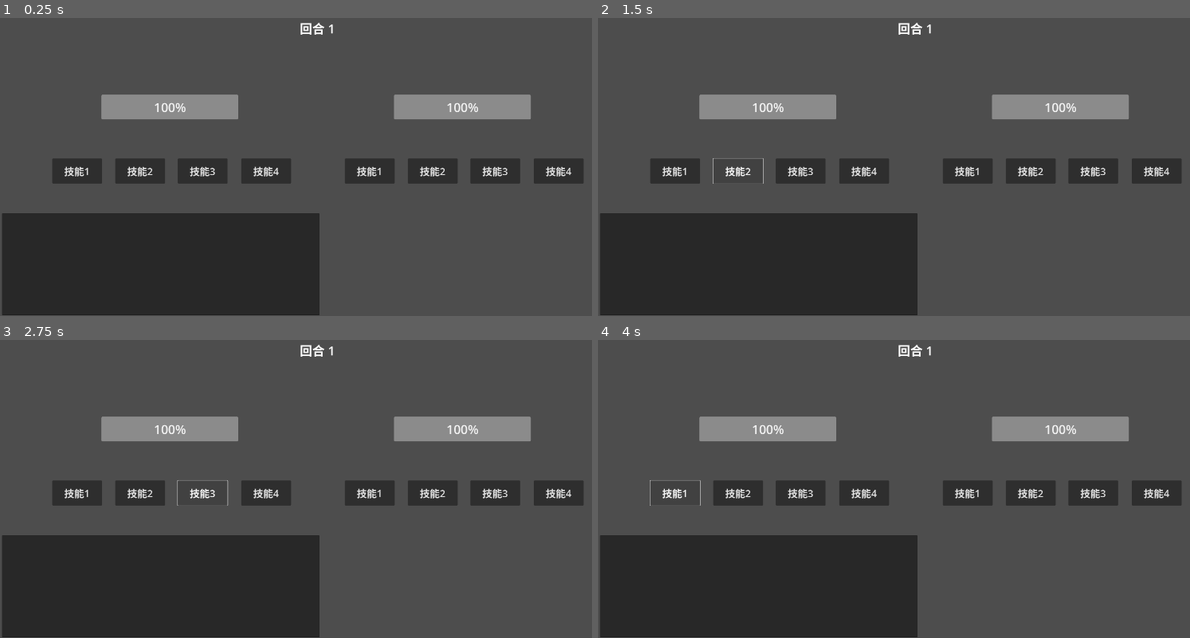
Above: before the commit, frames 1-4 (two rows, left to right).
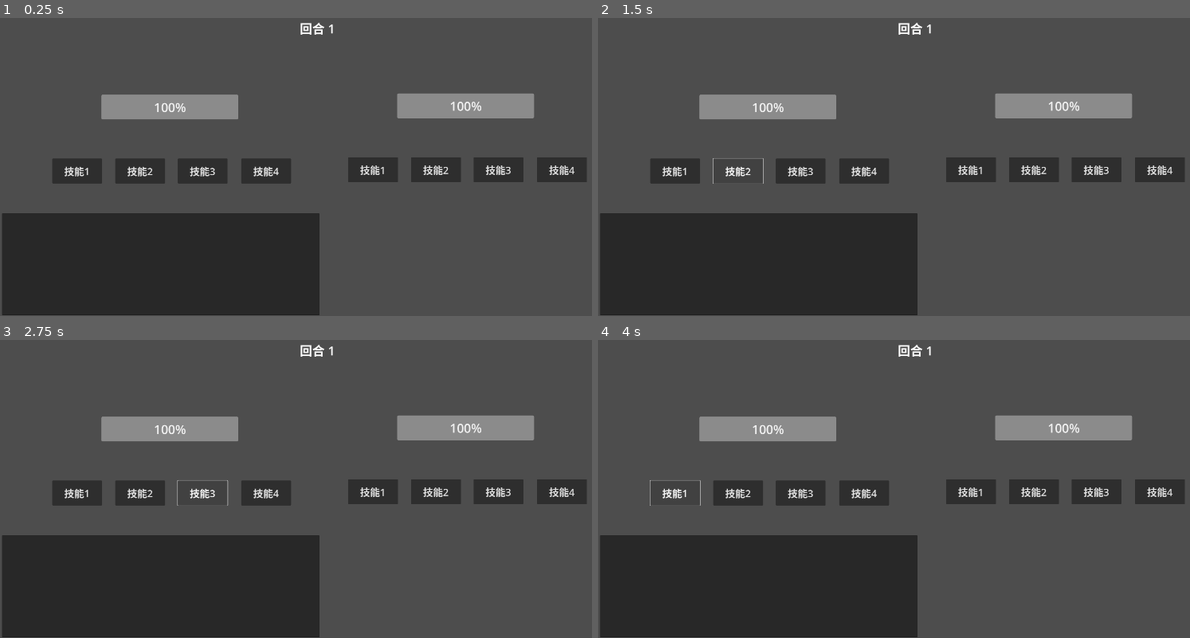
Above: after the commit, the same moments.

Repository: Zhniing/dokemon
Game: Godot game, scene res://arena.tscn
Same seed, same stepped clock (60 frames per second), same inputs: the game is played once before the commit and once after it.
Inputs:
- Up to frame 1 (0.25 s): no input
- Up to frame 2 (1.5 s): click "技能1" at 0.5 s; click "技能2" at 1.25 s
- Up to frame 3 (2.75 s): click "技能3" at 2 s
- Up to frame 4 (4 s): click "技能4" at 2.75 s; click "技能1" at 3.5 s

The runs differ from the first frame. In frame 1, 1.4% of the frame differs, in the area x 58-100%, y 25-56%; in frame 2, 1.4%; in frame 3, 1.4%; in frame 4, 1.4%.

Commit message:
refactor: use the composition philosophy to restructure the project

Diff:
--- a/arena.gd
+++ b/arena.gd
@@ -6,49 +6,44 @@
 
 
 func _ready():
-	var P1 = $Player1
-	var P2 = $Player2
-
-	# Inital HP bar
-	var hp = $Player1/HP
-	hp.max_value = $Player1.hero.stats[0]
-	hp.value = hp.max_value
 	# Bind move buttons
-	var btns = $Player1/MoveBtns
+	var btns = $Player1/Hero/MoveBtns
 	for btn in btns.get_children():
 		btn.connect("pressed", func():
-			commands[P1.name] = Callable(btns, "attack").bind(P1, P2)
+			commands[$Player1/Hero] = Callable(btn, btn.move_name)
+		)
+	btns = $Player2/Hero/MoveBtns
+	for btn in btns.get_children():
+		btn.connect("pressed", func():
+			commands[$Player2/Hero] = Callable(btn, btn.move_name)
 		)
 
-	# Inital HP bar
-	hp = $Player2/HP
-	hp.max_value = $Player2.hero.stats[0]
-	hp.value = hp.max_value
-	# Bind move buttons
-	btns = $Player2/MoveBtns
-	for btn in btns.get_children():
-		btn.connect("pressed", func():
-			commands[P2.name] = Callable(btns, "attack").bind(P2, P1)
-		)
+
+func execute_commands():
+	if $Player1.alive_num <= 0 || $Player2.alive_num <= 0:
+		return
+
+	# Sort by the speed
+	var order = commands.keys()
+	order.sort_custom(func(a, b):
+		return a.get_stat(5) > b.get_stat(5)
+	)
+
+	# Write the number of turns to the battle log
+	if $Player1/Hero/HP.hp > 0 && $Player2/Hero/HP.hp > 0:
+		$/root/Arena/BattleLog.text += "回合 " + str(turn) + "\n"
+
+	# Execute the commands sequentially
+	for i in order:
+		commands[i].call()
+
+	# Update the number of turns
+	turn += 1
+	$/root/Arena/Turn.text = "[center]回合 " + str(turn) + "[/center]"
+
+	commands.clear()
+
 
 func _process(delta):
 	if commands.size() == 2:
-		# Sort by the speed
-		var order = commands.keys()
-		order.sort_custom(func(a, b):
-			return get_node(a).hero.stats[5] > get_node(b).hero.stats[5]
-		)
-
-		# Write the number of turns to the battle log
-		$/root/Arena/BattleLog.text += "回合 " + str(turn) + "\n"
-
-		# Execute the commands
-		for i in order:
-			commands[i].call()
-
-		commands.clear()
-
-		# Update the number of turns
-		if $Player1.hero.hp > 0 && $Player2.hero.hp > 0:
-			turn += 1
-			$/root/Arena/Turn.text = "[center]回合 " + str(turn) + "[/center]"
+		execute_commands()
--- a/arena.tscn
+++ b/arena.tscn
@@ -2,7 +2,7 @@
 
 [ext_resource type="Script" path="res://arena.gd" id="1_bvhoi"]
 [ext_resource type="Script" path="res://player.gd" id="2_0dt3r"]
-[ext_resource type="Script" path="res://move.gd" id="2_adtn4"]
+[ext_resource type="PackedScene" uid="uid://dtwsqc7gsa8b7" path="res://hero.tscn" id="3_ukurl"]
 [ext_resource type="Script" path="res://refresh.gd" id="4_iim3w"]
 
 [node name="Arena" type="Control"]
@@ -22,126 +22,20 @@
 offset_bottom = 470.0
 script = ExtResource("2_0dt3r")
 
-[node name="HP" type="ProgressBar" parent="Player1"]
-layout_mode = 0
-offset_left = 89.0
-offset_top = 80.0
-offset_right = 639.0
-offset_bottom = 180.0
-theme_override_font_sizes/font_size = 50
-
-[node name="MoveBtns" type="Control" parent="Player1"]
-anchors_preset = 0
-offset_left = 56.0
-offset_top = 137.0
-offset_right = 96.0
-offset_bottom = 177.0
-script = ExtResource("2_adtn4")
-
-[node name="Move1" type="Button" parent="Player1/MoveBtns"]
-custom_minimum_size = Vector2(70, 30)
-layout_mode = 0
-offset_left = -164.0
-offset_top = 200.0
-offset_right = 36.0
-offset_bottom = 300.0
-theme_override_font_sizes/font_size = 40
-text = "技能1"
-
-[node name="Move2" type="Button" parent="Player1/MoveBtns"]
-custom_minimum_size = Vector2(70, 30)
-layout_mode = 0
-offset_left = 89.0
-offset_top = 200.0
-offset_right = 289.0
-offset_bottom = 300.0
-theme_override_font_sizes/font_size = 40
-text = "技能2"
-
-[node name="Move3" type="Button" parent="Player1/MoveBtns"]
-custom_minimum_size = Vector2(70, 30)
-layout_mode = 0
-offset_left = 340.0
-offset_top = 200.0
-offset_right = 540.0
-offset_bottom = 300.0
-theme_override_font_sizes/font_size = 40
-text = "技能3"
-
-[node name="Move4" type="Button" parent="Player1/MoveBtns"]
-custom_minimum_size = Vector2(70, 30)
-layout_mode = 0
-offset_left = 595.0
-offset_top = 200.0
-offset_right = 795.0
-offset_bottom = 300.0
-theme_override_font_sizes/font_size = 40
-text = "技能4"
+[node name="Hero" parent="Player1" node_paths=PackedStringArray("target") instance=ExtResource("3_ukurl")]
+target = NodePath("../../Player2/Hero")
 
 [node name="Player2" type="Control" parent="."]
 layout_mode = 3
 anchors_preset = 0
-offset_left = 1493.0
-offset_top = 430.0
-offset_right = 1533.0
-offset_bottom = 470.0
+offset_left = 1506.0
+offset_top = 425.0
+offset_right = 1546.0
+offset_bottom = 465.0
 script = ExtResource("2_0dt3r")
 
-[node name="HP" type="ProgressBar" parent="Player2"]
-layout_mode = 0
-offset_left = 89.0
-offset_top = 80.0
-offset_right = 639.0
-offset_bottom = 180.0
-theme_override_font_sizes/font_size = 50
-
-[node name="MoveBtns" type="Control" parent="Player2"]
-anchors_preset = 0
-offset_left = 56.0
-offset_top = 137.0
-offset_right = 96.0
-offset_bottom = 177.0
-script = ExtResource("2_adtn4")
-
-[node name="Move1" type="Button" parent="Player2/MoveBtns"]
-custom_minimum_size = Vector2(70, 30)
-layout_mode = 0
-offset_left = -164.0
-offset_top = 200.0
-offset_right = 36.0
-offset_bottom = 300.0
-theme_override_font_sizes/font_size = 40
-text = "技能1"
-
-[node name="Move2" type="Button" parent="Player2/MoveBtns"]
-custom_minimum_size = Vector2(70, 30)
-layout_mode = 0
-offset_left = 89.0
-offset_top = 200.0
-offset_right = 289.0
-offset_bottom = 300.0
-theme_override_font_sizes/font_size = 40
-text = "技能2"
-
-[node name="Move3" type="Button" parent="Player2/MoveBtns"]
-custom_minimum_size = Vector2(70, 30)
-layout_mode = 0
-offset_left = 340.0
-offset_top = 200.0
-offset_right = 540.0
-offset_bottom = 300.0
-theme_override_font_sizes/font_size = 40
-text = "技能3"
-
-[node name="Move4" type="Button" parent="Player2/MoveBtns"]
-custom_minimum_size = Vector2(70, 30)
-layout_mode = 0
-offset_left = 595.0
-offset_top = 200.0
-offset_right = 795.0
-offset_bottom = 300.0
-theme_override_font_sizes/font_size = 40
-text = "技能4"
+[node name="Hero" parent="Player2" node_paths=PackedStringArray("target") instance=ExtResource("3_ukurl")]
+target = NodePath("../../Player1/Hero")
 
 [node name="BattleLog" type="TextEdit" parent="."]
 layout_mode = 0
--- a/hero.gd
+++ b/hero.gd
@@ -1,24 +1,23 @@
-extends Node
+class_name Hero
+extends Control
 
 
-class_name Hero
+var lv = 50
+@export var target: Hero
 
 
-var lv
-var stats = []
-var hp  # Current HP
+func _process(delta):
+	if $HP.hp <= 0:
+		get_parent().alive_num -= 1
 
 
-func _init(_lv = 50, base = [1, 1, 1, 1, 1, 1]):
-	# STAT
-	lv = _lv
-	var iv = [31, 31, 31, 31, 31, 31]
-	var ev = [252, 0, 0, 0, 0, 0]
-	for i in base.size():
-		stats.append(calc_stat(lv, base[i], iv[i], ev[i]))
-	stats[0] += 5 + lv  # Maximum HP
-	hp = stats[0]
+func damage(x):
+	$HP.damage(x)
 
 
-func calc_stat(lv, base, iv, ev):
-	return (base * 2 + iv + ev / 4) * lv / 100 + 5
+func revive():
+	$HP.heal(get_stat(0))
+
+
+func get_stat(i):
+	return $Stats.stats[i]
--- /dev/null
+++ b/hero.tscn
@@ -0,0 +1,85 @@
+[gd_scene load_steps=6 format=3 uid="uid://dtwsqc7gsa8b7"]
+
+[ext_resource type="Script" path="res://hero.gd" id="1_htff8"]
+[ext_resource type="Script" path="res://hp.gd" id="2_odmvo"]
+[ext_resource type="Script" path="res://stats.gd" id="3_ftcwb"]
+[ext_resource type="Script" path="res://spreads.gd" id="4_st6n2"]
+[ext_resource type="Script" path="res://move.gd" id="5_yjvf2"]
+
+[node name="Hero" type="Control"]
+layout_mode = 3
+anchors_preset = 0
+script = ExtResource("1_htff8")
+
+[node name="Stats" type="Control" parent="."]
+anchors_preset = 0
+offset_right = 40.0
+offset_bottom = 40.0
+script = ExtResource("3_ftcwb")
+
+[node name="Spread" type="Control" parent="Stats"]
+anchors_preset = 0
+offset_right = 40.0
+offset_bottom = 40.0
+script = ExtResource("4_st6n2")
+
+[node name="HP" type="ProgressBar" parent="."]
+layout_mode = 0
+offset_left = 89.0
+offset_top = 80.0
+offset_right = 639.0
+offset_bottom = 180.0
+tooltip_text = "123123"
+theme_override_font_sizes/font_size = 50
+script = ExtResource("2_odmvo")
+
+[node name="MoveBtns" type="Control" parent="."]
+anchors_preset = 0
+offset_left = 56.0
+offset_top = 137.0
+offset_right = 96.0
+offset_bottom = 177.0
+
+[node name="Move1" type="Button" parent="MoveBtns"]
+custom_minimum_size = Vector2(70, 30)
+layout_mode = 0
+offset_left = -164.0
+offset_top = 200.0
+offset_right = 36.0
+offset_bottom = 300.0
+theme_override_font_sizes/font_size = 40
+text = "技能1"
+script = ExtResource("5_yjvf2")
+
+[node name="Move2" type="Button" parent="MoveBtns"]
+custom_minimum_size = Vector2(70, 30)
+layout_mode = 0
+offset_left = 89.0
+offset_top = 200.0
+offset_right = 289.0
+offset_bottom = 300.0
+theme_override_font_sizes/font_size = 40
+text = "技能2"
+script = ExtResource("5_yjvf2")
+
+[node name="Move3" type="Button" parent="MoveBtns"]
+custom_minimum_size = Vector2(70, 30)
+layout_mode = 0
+offset_left = 340.0
+offset_top = 200.0
+offset_right = 540.0
+offset_bottom = 300.0
+theme_override_font_sizes/font_size = 40
+text = "技能3"
+script = ExtResource("5_yjvf2")
+
+[node name="Move4" type="Button" parent="MoveBtns"]
+custom_minimum_size = Vector2(70, 30)
+layout_mode = 0
+offset_left = 595.0
+offset_top = 200.0
+offset_right = 795.0
+offset_bottom = 300.0
+theme_override_font_sizes/font_size = 40
+text = "技能4"
+script = ExtResource("5_yjvf2")
--- /dev/null
+++ b/hp.gd
@@ -0,0 +1,20 @@
+extends ProgressBar
+
+
+var hp
+
+
+func _ready():
+	hp = $"../Stats".stats[0]
+	max_value = hp
+	value = max_value
+
+
+func damage(x):
+	hp = max(hp - x, 0)
+	value = hp
+
+
+func heal(x):
+	hp = min(hp + x, $"../Stats".stats[0])
+	value = hp
--- a/move.gd
+++ b/move.gd
@@ -1,29 +1,40 @@
 extends Control
+
+
+var move_name = "attack"
+var power = 90
+
+var source
+var target
+var lv
+var att
+var def
+
+
+func _ready():
+	source = get_parent().get_parent()  # Hero
+	lv = source.lv
+	target = source.target
 
 
 func calc_damage(lv, att, def, power):
 	return (2 * lv + 10) / 250.0 * (float(att) / def) * power + 2
 
 
-func attack(s, t):
+func attack():
 	# Survival check
-	if s.hero.hp <= 0 || t.hero.hp <= 0:
+	if source.get_node("HP").hp <= 0 || target.get_node("HP").hp <= 0:
 		return
 
-	var lv = s.hero.lv
-	var att = s.hero.stats[3]
-	var def = t.hero.stats[4]
-	var power = 90
+	att = source.get_stat(3)
+	def = target.get_stat(4)
 
 	# Deal the damage
 	var damage = int(calc_damage(lv, att, def, power))
-	t.hero.hp -= damage
+	target.damage(damage)
 
 	# Update the battle log
 	var log = $/root/Arena/BattleLog
-	log.text += "\t" + s.name + " 对 " + t.name + " 使用了 " + "attack" + " 造成了 " + str(damage) + " 点伤害" + "\n"
-	if t.hero.hp <= 0:
-		log.text += "\t" + t.name + " 倒下了" + "\n"
-
-	# Update the UI
-	t.get_node("HP").value = t.hero.hp
+	log.text += "\t" + source.get_parent().name + " 的 " + source.name + " 对 " + target.get_parent().name + " 的 " + target.name + " 使用 " + move_name + " 造成 " + str(damage) + " 点伤害" + "\n"
+	if target.get_node("HP").hp <= 0:
+		log.text += "\t" + target.get_parent().name + " 的 " + target.name + " 倒下了" + "\n"
--- a/player.gd
+++ b/player.gd
@@ -1,9 +1,13 @@
 extends Control
 
 
-var base = [85, 60, 65, 130, 75, 98]
-var hero = Hero.new(50, base)
+var alive_num = 1
 
-func _ready():
-	if name == "Player2":
-		hero.stats[5] += 1  # TEST
+
+func _process(delta):
+	# Update the alive_num
+	var cnt = 0
+	for i in get_children():
+		if i.get_node("HP").hp > 0:
+			cnt += 1
+	alive_num = cnt
--- a/refresh.gd
+++ b/refresh.gd
@@ -13,20 +13,19 @@
 		visible = false
 
 		# Clear the battle log
-		$/root/Arena/BattleLog.text = ""
+		$"/root/Arena/BattleLog".clear()
 
 		# Reset the number of turns
 		$/root/Arena.turn = 1
 		$/root/Arena/Turn.text = "[center]回合 1[/center]"
 
 		# Reset the HP
-		P1.hero.hp = P1.hero.stats[0]
-		P1.get_node("HP").value = P1.hero.hp
-		P2.hero.hp = P2.hero.stats[0]
-		P2.get_node("HP").value = P2.hero.hp
+		P1.get_node("Hero").revive()
+		P2.get_node("Hero").revive()
+
 	)
 
 func _process(delta):
 	# Display this button
-	if not visible && (P1.hero.hp <= 0 || P2.hero.hp <= 0):
+	if not visible && (P1.alive_num <= 0 || P2.alive_num <= 0):
 		visible = true
--- /dev/null
+++ b/spreads.gd
@@ -0,0 +1,19 @@
+class_name Spread
+extends Control
+
+
+var ivs: Array = [31, 31, 31, 31, 31, 31]
+var evs: Array = [252, 0, 0, 0, 0, 0]
+
+
+func calc_stat(lv, base, iv, ev):
+	return (base * 2 + iv + ev / 4) * lv / 100 + 5
+
+
+func calc_stats(base_stats):
+	var stats = []
+	var lv = get_parent().get_parent().lv
+	for i in base_stats.size():
+		stats.append(calc_stat(lv, base_stats[i], ivs[i], evs[i]))
+	stats[0] += 5 + lv  # HP stat
+	return stats
--- /dev/null
+++ b/stats.gd
@@ -0,0 +1,14 @@
+extends Control
+
+
+var base_stats: Array = [85, 60, 65, 130, 75, 98]
+var stats: Array
+
+
+func _ready():
+	if get_parent().get_parent().name == "Player2":
+		base_stats[5] += 1  # TEST
+
+	var spread = $Spread
+	if spread:
+		stats = spread.calc_stats(base_stats)
